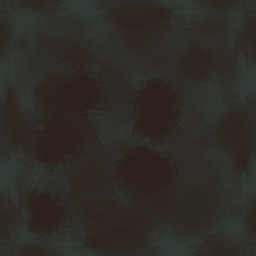
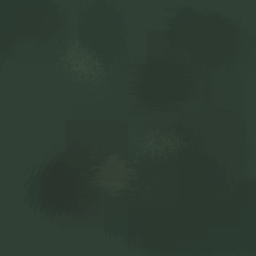
Comparing the layer stacks of the two w=256, h=256 images. Changes:
added layer "Layer 10" (54%) above "Layer 11" over (0, 0, 256, 256)
added layer "Layer 11" above "Layer 8" over (0, 0, 244, 246)
added layer "Layer 8" (13%) above "Layer 9" over (0, 0, 256, 256)
added layer "Layer 7" above "Brightness/Contrast 1" over (0, 0, 256, 256)
hid "Layer 6", painted on it over (0, 0, 256, 256)
